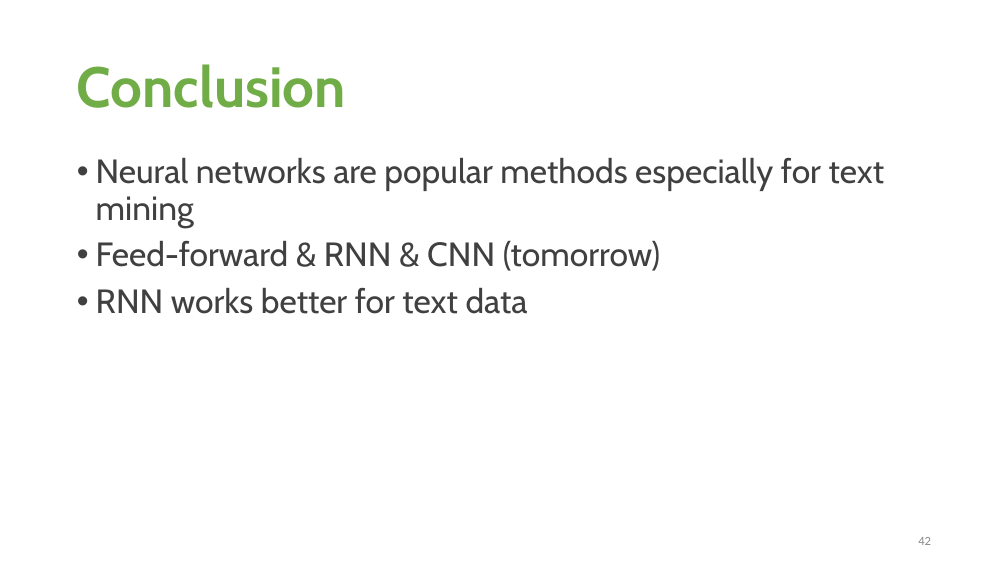
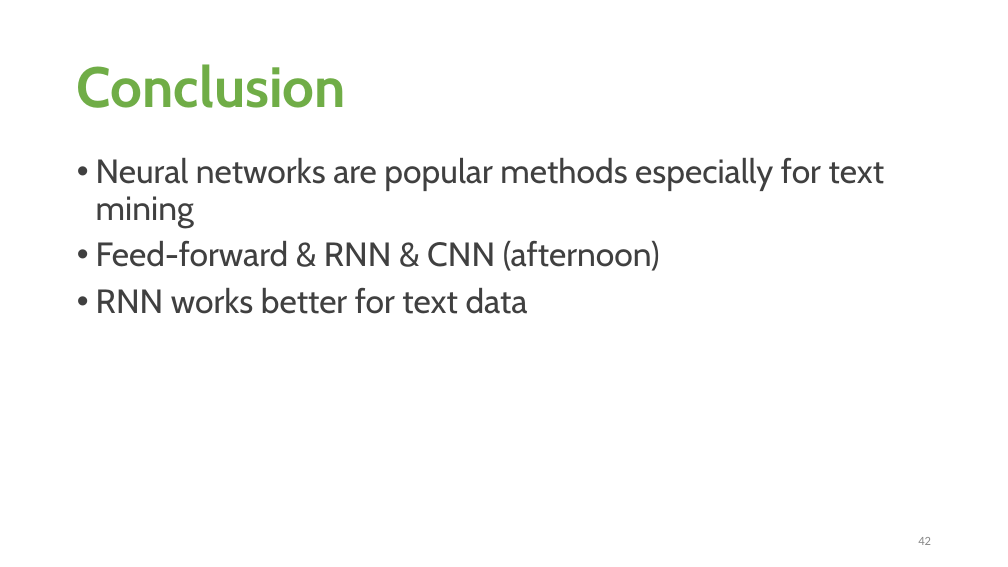
Before and after one commit to bagheria/applied_tm, a slide deck: slide 42 of wednesday/Lectures/lecture 6/Lecture_6.pptx. Drawn at 1008x567 pixels with LibreOffice and Linux fonts; fonts in the diff are those of the drawing. Boxes give left, top, right and bottom in pixels: in the first picture for what was removed or moved away, otherwise in the second. Text is boxed around its words. In the diff, an @@ line names an element or a change of style, - is before the commit and + after.

```diff
--- a/wednesday/Lectures/lecture 6/Lecture_6.pptx
+++ b/wednesday/Lectures/lecture 6/Lecture_6.pptx
@@ text at [96,241,660,271]: text changed @@
-• Feed-forward & RNN & CNN (tomorrow)
+• Feed-forward & RNN & CNN (afternoon)
```
Also in this commit, not shown: 3 other slides changed.
